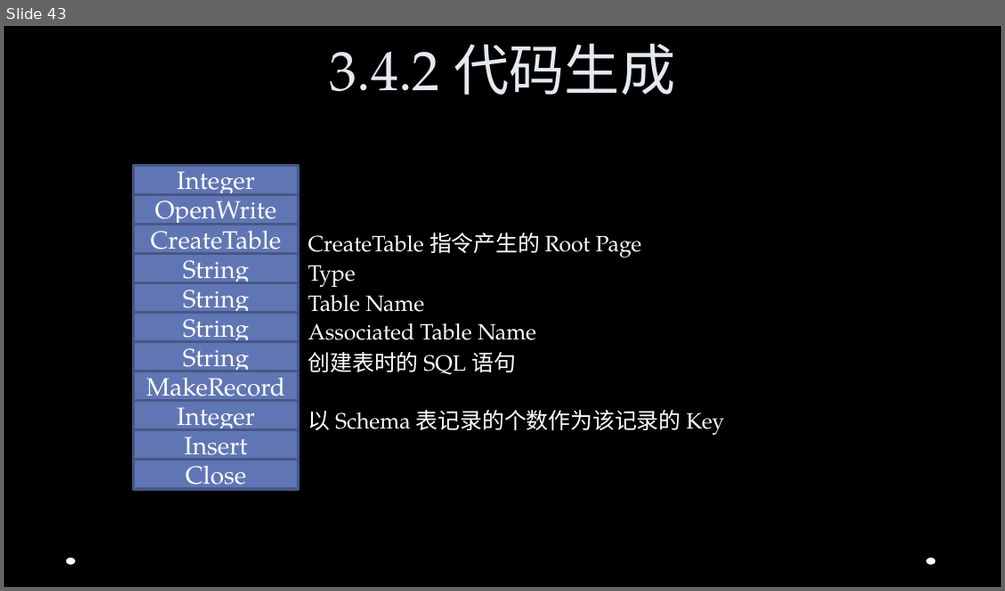
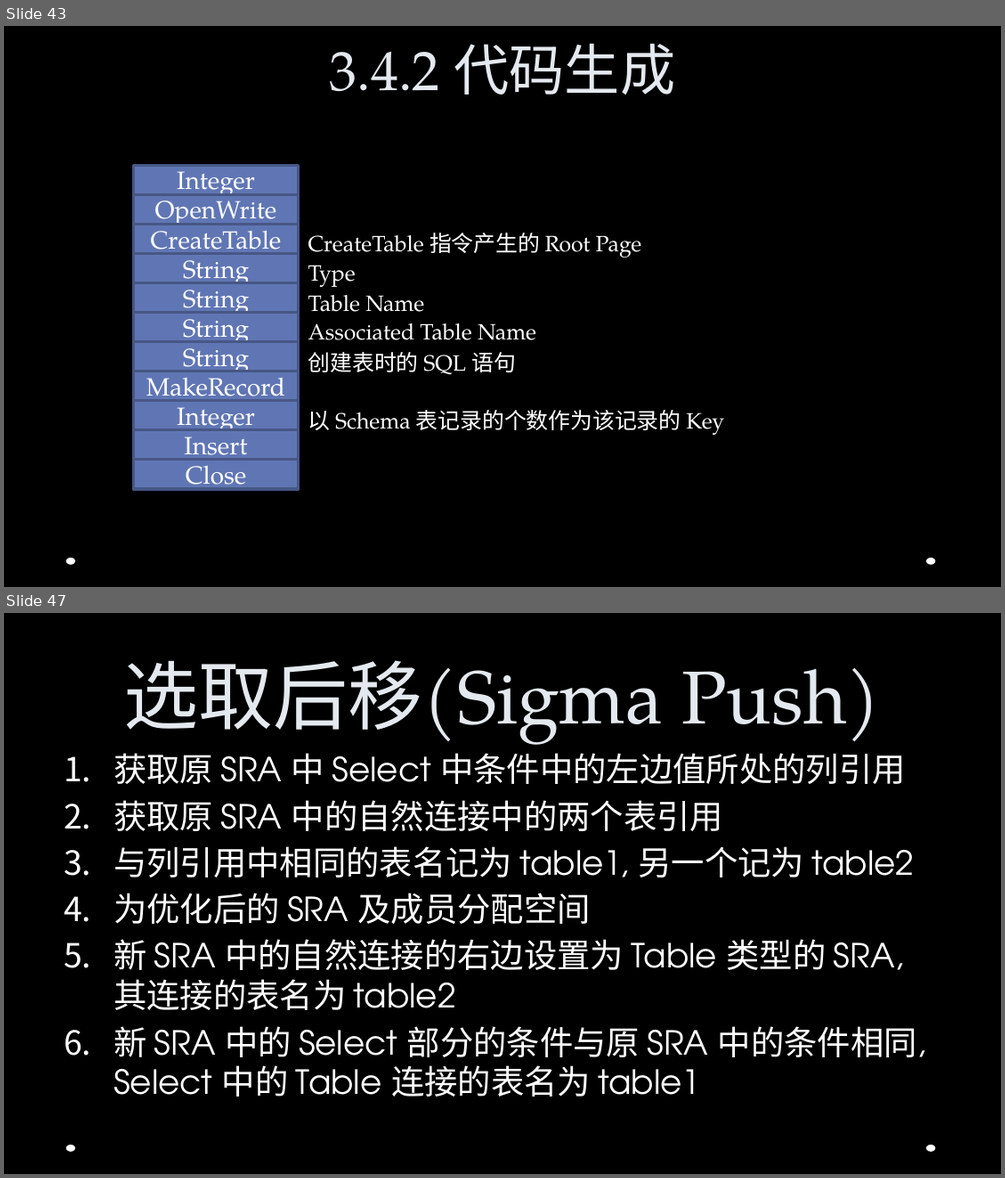
Before and after one commit to Jusot/chidb, a slide deck: documents/slides/ppt.pptx. Shown one above the other, each under a label of ours: slide 43 before the commit, slides 43 and 47 after it; the slides between them are not shown. The pictures are 1005x591 and 1005x1178 pixels, drawn with LibreOffice and Linux fonts; fonts in the diff are those of the drawing; background and template pictures are left out. Boxes give left, top, right and bottom in pixels: in the first picture for what was removed or moved away, otherwise in the second. Text is boxed around its words. In the diff, an @@ line names an element or a change of style, - is before the commit and + after.

```diff
--- a/documents/slides/ppt.pptx
+++ b/documents/slides/ppt.pptx
@@ slide 47 added at (4,613,1001,1174), background picture (left out); not listed: 2 template elements that a slide beside it also shows @@
@@ title added at (124,660,881,742), 54 pt, text #E4E9EF @@
+选取后移(Sigma Push)
@@ text added at (113,753,926,1096), 24 pt, text #FFFFFF @@
+1. 获取原 SRA 中 Select 中条件中的左边值所处的列引用
+2. 获取原 SRA 中的自然连接中的两个表引用
+3. 与列引用中相同的表名记为 table1, 另一个记为 table2
+4. 为优化后的 SRA 及成员分配空间
+5. 新 SRA 中的自然连接的右边设置为 Table 类型的 SRA, 其连接的表名为 table2
+6. 新 SRA 中的 Select 部分的条件与原 SRA 中的条件相同, Select 中的 Table 连接的表名为 table1
```
Also in this commit, not shown: 6 other slides added.
